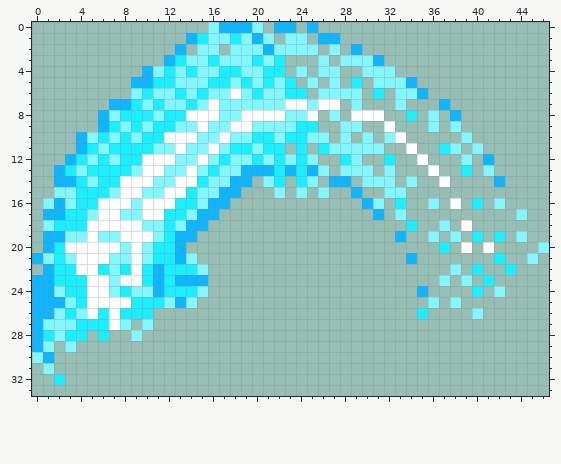
A pixel-art sprite gets an edit: core/assets/images/blade-flip-native-3.png. The picture above was drawn from the file before the commit.
The file is 47x47 pixels. Shown: x 0..46, y 0..33.
New version:
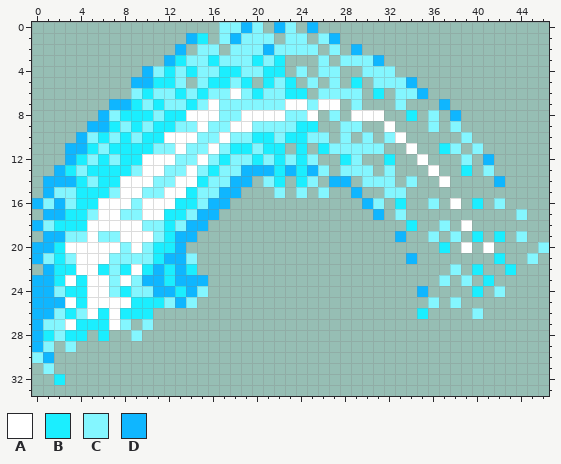
Palette (. is transparent): A #ffffff  B #1beeff  C #84f6ff  D #0fb6ff
Diff:
@@ x 14..28 @@
- 0 ..CDDDC.DD.D...
- 1 DBCCBCDC.CC.DD.
+ 0 ...CCDC.DC.D...
+ 1 DB.CDCCC.CC.CD.
  2 .CC.CCCDCCCC.C.
@@ x 12..22 @@
  4 BCBCCBBCCBB
- 5 BCCCBBCBCBC
+ 5 BC.CBBCB.BC
  6 CBCBCCACBCC
@@ x 0..17 @@
  8 ......DCBBBCBBAAAC
- 9 ......DBCBCBBCCACC
+ 9 .....DDBCBCBBCCACC
 10 ....DCBCBCBBAAACCA
-11 ....DBCBBBBCCACCAC
+11 ...DDBCBBBBCCACCAC
 12 ...DBCBCBBAAACCACB
 13 ..DBCBBBBCAACCACBC
-14 ..DDBCBBAAACCAABCC
-15 ..CCBBBCAACCAABCCD
-16 .CDCBBAAACAAABBCDD
+14 .DDDBCBBAAACCAABCC
+15 .DCCBBBCAACCAABCCD
+16 DCDCBBAAACAAABBCDD
 17 .DDBBCAACCAABBCDD.
-18 .CBBBAAAAACCBCDD..
+18 DCBBBAAAAACCBCDD..
 19 .DDCCACCAAACBDD...
-20 .DBAAAAACACBBD....
-21 DCBCAAACCACBBDC...
-22 .DBBAABCBABDBBBC..
-23 DDBBBAACAABDBDDD..
-24 DDCBBAACBCCDBBBC..
-25 DDDCBAAAABBBCDC...
+20 DDBAAAAACACBBD....
+21 DCBCAAACCCCBDDC...
+22 .DBBAABCBABDBDB...
+23 DDBABAACACDDBDDD..
+24 DDCBBAACBCCDDBDC..
+25 DDDABAAAABBBCDC...
 26 DDCBCABABBB.......
-27 DCCCBBBAC.C.......
+27 DCCABBBAC.C.......
 28 DBCBB.B..C........
Where, in picture pixels (left, top, right, bottom), the same in both pictures:
changed: (186, 22, 329, 88)
changed: (32, 121, 98, 330)
changed: (131, 253, 208, 297)
